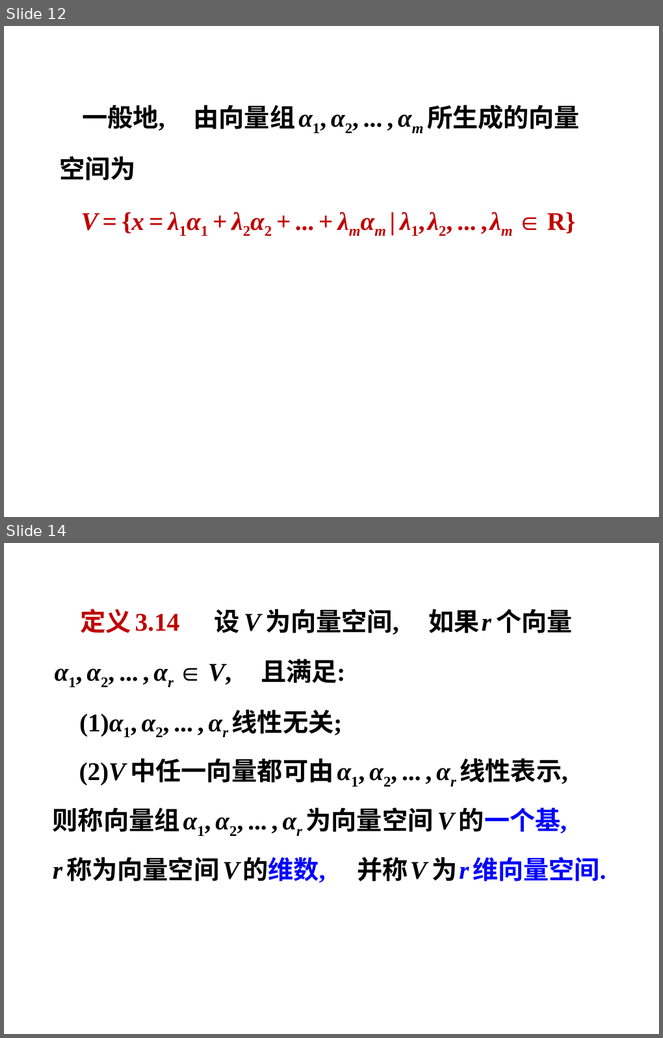
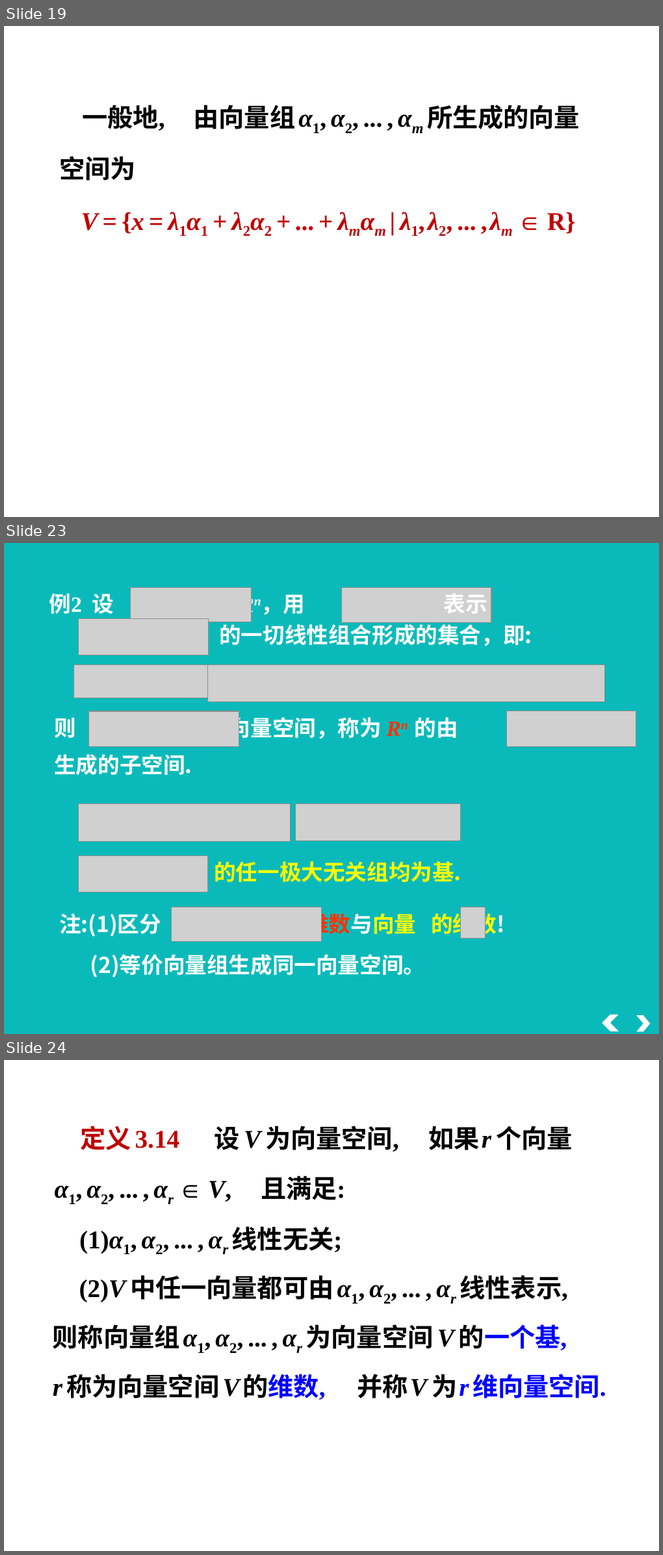
Before and after one commit to zeemeil/zeemeil.github.io, a slide deck: files/2025_2_LM/1128_0306.pptx. Shown one above the other, each under a label of ours: slides 12 and 14 before the commit, slides 19, 23 and 24 after it; the slides between them are not shown. The pictures are 663x1038 and 663x1555 pixels, drawn with LibreOffice and Linux fonts; fonts in the diff are those of the drawing; grey boxes stand for pictures; background and template pictures are left out. Boxes give left, top, right and bottom in pixels: in the first picture for what was removed or moved away, otherwise in the second. Text is boxed around its words. In the diff, an @@ line names an element or a change of style, - is before the commit and + after.

```diff
--- a/files/2025_2_LM/1128_0306.pptx
+++ b/files/2025_2_LM/1128_0306.pptx
@@ slide 23 added at (4,543,659,1034), background #0ABABA @@
@@ text added at (49,593,487,615), 24 pt, text #FFFFFF, bold @@
+例2 设 ∈Rn，用 表示
@@ picture added at (131,588,251,622) @@
@@ picture added at (342,588,492,623) @@
@@ picture added at (79,618,208,655) @@
@@ text added at (219,621,532,646), 24 pt, text #FFFFFF, bold @@
+的一切线性组合形成的集合，即:
@@ picture added at (74,665,213,698) @@
@@ picture added at (207,665,605,702) @@
@@ text added at (54,714,458,775), 24 pt, text #FFFFFF, bold @@
+则 ： 是向量空间，称为 Rn 的由
+生成的子空间.
@@ picture added at (89,711,239,746) @@
@@ picture added at (507,711,636,746) @@
@@ picture added at (79,804,290,842) @@
@@ picture added at (296,804,461,842) @@
@@ picture added at (79,856,207,892) @@
@@ text added at (214,861,462,882), 24 pt, text #FFFF00, bold @@
+的任一极大无关组均为基.
@@ text added at (59,910,504,938), 24 pt, text #FFFFFF, bold @@
+注:(1)区分 的维数与向量 的维数!
@@ picture added at (172,907,321,941) @@
@@ picture added at (461,907,486,938) @@
@@ text added at (90,954,426,978), 24 pt, text #FFFFFF, bold @@
+(2)等价向量组生成同一向量空间。
@@ chevron added at (602,1015,620,1032), fill #FFFFFF @@
@@ chevron added at (637,1016,651,1032), fill #FFFFFF @@
@@ what was slide 12 is now slide 19 @@
@@ what was slide 14 is now slide 24 @@
```
Also in this commit, not shown: 1 slide changed, 12 other slides added, 11 other files.
